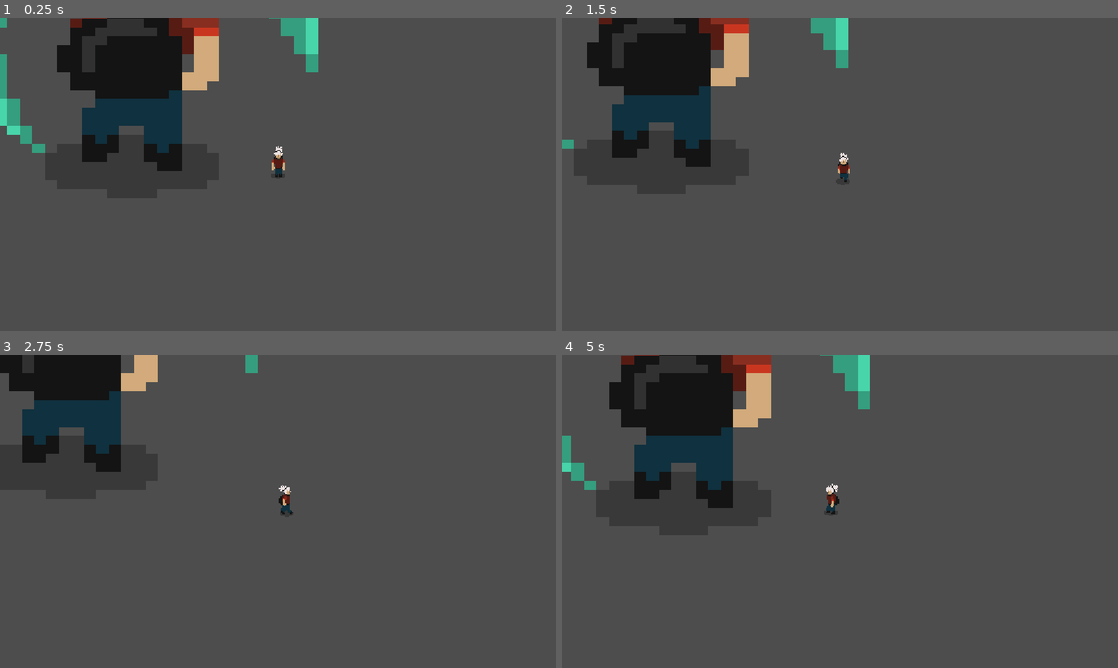
Above: before the commit, frames 1-4 (two rows, left to right).
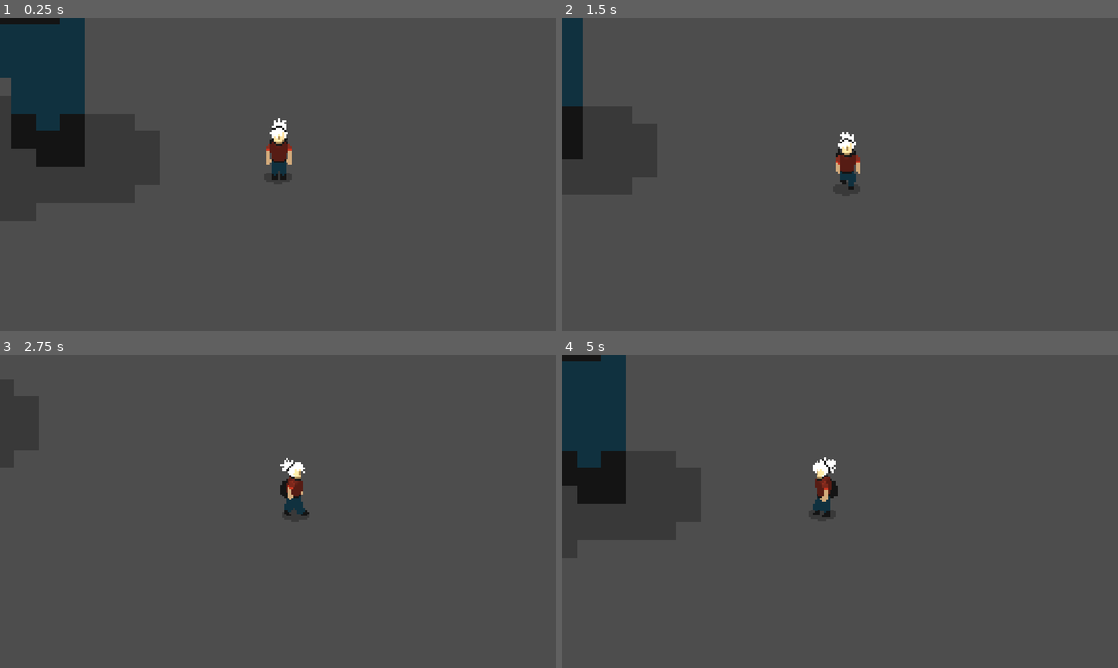
Above: after the commit, the same moments.

Repository: jeelowo/game-jam
Game: Godot game, scene res://Scenes/game.tscn
Two runs of this game, one before a commit and one after it. Both use one fixed random seed, a clock stepped at 60 frames per second and the inputs below.
Inputs:
- Up to frame 1 (0.25 s): no input
- Up to frame 2 (1.5 s): hold D (move_right) 0.53-1.28 s; hold S (move_down) from 1.28 s (still down)
- Up to frame 3 (2.75 s): release S (move_down) at 2.03 s; hold D (move_right) from 2.03 s (still down)
- Up to frame 4 (5 s): release D (move_right) at 2.78 s; hold W (move_up) 2.78-3.53 s; hold A (move_left) from 3.53 s (still down)

The runs differ from the first frame. In frame 1, 17% of the frame differs, in the area x 0-58%, y 0-52%; in frame 2, 12%; in frame 3, 7.2%; in frame 4, 16%.

Commit message:
feat: idle state face to last walk direction

Diff:
--- /dev/null
+++ b/Scenes/flashlight.tscn
@@ -0,0 +1,18 @@
+[gd_scene format=3 uid="uid://8kp5muk2y7jw"]
+
+[sub_resource type="Gradient" id="Gradient_6vuth"]
+offsets = PackedFloat32Array(0.17548077, 0.75, 0.7916667, 0.8333333, 0.8541667, 0.8958333, 0.9375)
+colors = PackedColorArray(0, 0, 0, 1, 0, 0, 0, 1, 0.2769103, 0.2769103, 0.2769103, 1, 0.41536528, 0.41536528, 0.41536528, 1, 0.41568628, 0.41568628, 0.41568628, 1, 0.27712432, 0.27712432, 0.27712432, 1, 0, 0, 0, 1)
+metadata/_snap_enabled = true
+metadata/_snap_count = 48
+
+[sub_resource type="GradientTexture2D" id="GradientTexture2D_g4v7s"]
+gradient = SubResource("Gradient_6vuth")
+width = 256
+height = 150
+fill = 3
+fill_from = Vector2(0.5, 0.75)
+fill_to = Vector2(1, 0.4249147)
+
+[node name="Flashlight" type="PointLight2D" unique_id=599871088]
+texture = SubResource("GradientTexture2D_g4v7s")
--- a/Scenes/player.tscn
+++ b/Scenes/player.tscn
@@ -3,11 +3,14 @@
 [ext_resource type="Script" uid="uid://ek06d65x3iuq" path="res://Scripts/player.gd" id="1_vgqql"]
 [ext_resource type="Texture2D" uid="uid://cbxk3p21nyi3x" path="res://Assets/Sprites/Player Sprites/_down idle.png" id="2_fkybt"]
 [ext_resource type="Texture2D" uid="uid://ckipn8p15roxj" path="res://Assets/Sprites/Player Sprites/_down walk.png" id="3_3smsa"]
+[ext_resource type="Texture2D" uid="uid://cpsoog7lqa3v5" path="res://Assets/Sprites/Player Sprites/_side idle.png" id="3_gymyn"]
 [ext_resource type="Script" uid="uid://c2vuxccs6p4fc" path="res://Scripts/State_Machine.gd" id="3_x3wgy"]
 [ext_resource type="Texture2D" uid="uid://644xk2q6n4lg" path="res://Assets/Sprites/Player Sprites/_side walk.png" id="4_8erm5"]
 [ext_resource type="Script" uid="uid://643xmijn1g2x" path="res://Scripts/idle state.gd" id="4_fkybt"]
+[ext_resource type="Texture2D" uid="uid://dntwytsf2lkgi" path="res://Assets/Sprites/Player Sprites/_up idle.png" id="4_pu2lt"]
 [ext_resource type="Texture2D" uid="uid://cambu34yascfb" path="res://Assets/Sprites/Player Sprites/_up walk.png" id="5_8erm5"]
 [ext_resource type="Script" uid="uid://q5rdg8k30kw" path="res://Scripts/walk State.gd" id="5_x3wgy"]
+[ext_resource type="PackedScene" uid="uid://8kp5muk2y7jw" path="res://Scenes/flashlight.tscn" id="9_f1ek2"]
 
 [sub_resource type="AtlasTexture" id="AtlasTexture_onrkg"]
 atlas = ExtResource("2_fkybt")
@@ -27,6 +30,46 @@
 
 [sub_resource type="AtlasTexture" id="AtlasTexture_2hs0m"]
 atlas = ExtResource("2_fkybt")
+region = Rect2(0, 64, 64, 64)
+
+[sub_resource type="AtlasTexture" id="AtlasTexture_vfarp"]
+atlas = ExtResource("3_gymyn")
+region = Rect2(0, 0, 64, 64)
+
+[sub_resource type="AtlasTexture" id="AtlasTexture_y6uwr"]
+atlas = ExtResource("3_gymyn")
+region = Rect2(64, 0, 64, 64)
+
+[sub_resource type="AtlasTexture" id="AtlasTexture_83xs0"]
+atlas = ExtResource("3_gymyn")
+region = Rect2(128, 0, 64, 64)
+
+[sub_resource type="AtlasTexture" id="AtlasTexture_ypfnu"]
+atlas = ExtResource("3_gymyn")
+region = Rect2(192, 0, 64, 64)
+
+[sub_resource type="AtlasTexture" id="AtlasTexture_xuaoq"]
+atlas = ExtResource("3_gymyn")
+region = Rect2(0, 64, 64, 64)
+
+[sub_resource type="AtlasTexture" id="AtlasTexture_wohnl"]
+atlas = ExtResource("4_pu2lt")
+region = Rect2(0, 0, 64, 64)
+
+[sub_resource type="AtlasTexture" id="AtlasTexture_36dho"]
+atlas = ExtResource("4_pu2lt")
+region = Rect2(64, 0, 64, 64)
+
+[sub_resource type="AtlasTexture" id="AtlasTexture_yh6i2"]
+atlas = ExtResource("4_pu2lt")
+region = Rect2(128, 0, 64, 64)
+
+[sub_resource type="AtlasTexture" id="AtlasTexture_nv4vc"]
+atlas = ExtResource("4_pu2lt")
+region = Rect2(192, 0, 64, 64)
+
+[sub_resource type="AtlasTexture" id="AtlasTexture_8gxox"]
+atlas = ExtResource("4_pu2lt")
 region = Rect2(0, 64, 64, 64)
 
 [sub_resource type="AtlasTexture" id="AtlasTexture_f1ek2"]
@@ -121,6 +164,46 @@
 }],
 "loop": 1,
 "name": &"Idle Down",
+"speed": 5.0
+}, {
+"frames": [{
+"duration": 1.0,
+"texture": SubResource("AtlasTexture_vfarp")
+}, {
+"duration": 1.0,
+"texture": SubResource("AtlasTexture_y6uwr")
+}, {
+"duration": 1.0,
+"texture": SubResource("AtlasTexture_83xs0")
+}, {
+"duration": 1.0,
+"texture": SubResource("AtlasTexture_ypfnu")
+}, {
+"duration": 1.0,
+"texture": SubResource("AtlasTexture_xuaoq")
+}],
+"loop": 1,
+"name": &"Idle Side",
+"speed": 5.0
+}, {
+"frames": [{
+"duration": 1.0,
+"texture": SubResource("AtlasTexture_wohnl")
+}, {
+"duration": 1.0,
+"texture": SubResource("AtlasTexture_36dho")
+}, {
+"duration": 1.0,
+"texture": SubResource("AtlasTexture_yh6i2")
+}, {
+"duration": 1.0,
+"texture": SubResource("AtlasTexture_nv4vc")
+}, {
+"duration": 1.0,
+"texture": SubResource("AtlasTexture_8gxox")
+}],
+"loop": 1,
+"name": &"Idle Up",
 "speed": 5.0
 }, {
 "frames": [{
@@ -203,7 +286,7 @@
 [node name="Player Sprite" type="AnimatedSprite2D" parent="." unique_id=1510879965]
 position = Vector2(0, -13)
 sprite_frames = SubResource("SpriteFrames_g4v7s")
-animation = &"Walk Side"
+animation = &"Idle Up"
 autoplay = "Idle Down"
 
 [node name="Player CollisionShape" type="CollisionShape2D" parent="." unique_id=1070902704]
@@ -221,6 +304,9 @@
 script = ExtResource("5_x3wgy")
 
 [node name="Camera2D" type="Camera2D" parent="." unique_id=142287849]
-zoom = Vector2(2, 2)
+zoom = Vector2(4, 4)
 position_smoothing_enabled = true
 rotation_smoothing_enabled = true
+
+[node name="Flashlight" parent="." unique_id=599871088 instance=ExtResource("9_f1ek2")]
+position = Vector2(0, -51)
--- a/Scripts/idle state.gd
+++ b/Scripts/idle state.gd
@@ -1,11 +1,27 @@
 extends State
 class_name playerIdle
+
+@onready var walk: playerWalk = $"../Walk"
+@onready var player_sprite: AnimatedSprite2D = $"../../Player Sprite"
 
 func Enter():
 	print("State: " + self.name)
 
+	# player face to last walk direction
+	if walk.last_facing_direction == Vector2.UP:
+		player_sprite.play("Idle Up")
+		player_sprite.flip_h = false
+	elif walk.last_facing_direction == Vector2.DOWN:
+		player_sprite.play("Idle Down")
+		player_sprite.flip_h = false
+	elif walk.last_facing_direction == Vector2.LEFT:
+		player_sprite.play("Idle Side")
+		player_sprite.flip_h = false
+	elif walk.last_facing_direction == Vector2.RIGHT:
+		player_sprite.play("Idle Side")
+		player_sprite.flip_h = true
+
 func Physics_Update(_delta: float):
-
 
 	# Transitions
 	if Input.get_vector("move_left","move_right","move_up","move_down") != Vector2(0,0):
--- a/Scripts/walk State.gd
+++ b/Scripts/walk State.gd
@@ -5,6 +5,7 @@
 @onready var player_sprite: AnimatedSprite2D = $"../../Player Sprite"
 
 @export var move_speed := 50.0
+var last_facing_direction := Vector2(0,0)
 var direction : Vector2
 
 func Enter():
@@ -31,6 +32,9 @@
 		player_sprite.play("Walk Side")
 		player_sprite.flip_h = true
 
+	if direction != Vector2(0,0):
+		last_facing_direction = direction
+
 	# Transitions
 	if direction == Vector2(0,0):
 		Transitioned.emit(self, "Idle")
--- a/project.godot
+++ b/project.godot
@@ -47,6 +47,11 @@
 "events": [Object(InputEventKey,"resource_local_to_scene":false,"resource_name":"","device":-1,"window_id":0,"alt_press …(192 unchanged characters)…
 ]
 }
+flashlight={
+"deadzone": 0.2,
+"events": [Object(InputEventKey,"resource_local_to_scene":false,"resource_name":"","device":-1,"window_id":0,"alt_pressed":false,"shift_pressed":false,"ctrl_pressed":false,"meta_pressed":false,"pressed":false,"keycode":0,"physical_keycode":70,"key_label":0,"unicode":102,"location":0,"echo":false,"script":null)
+]
+}
 
 [physics]
 
